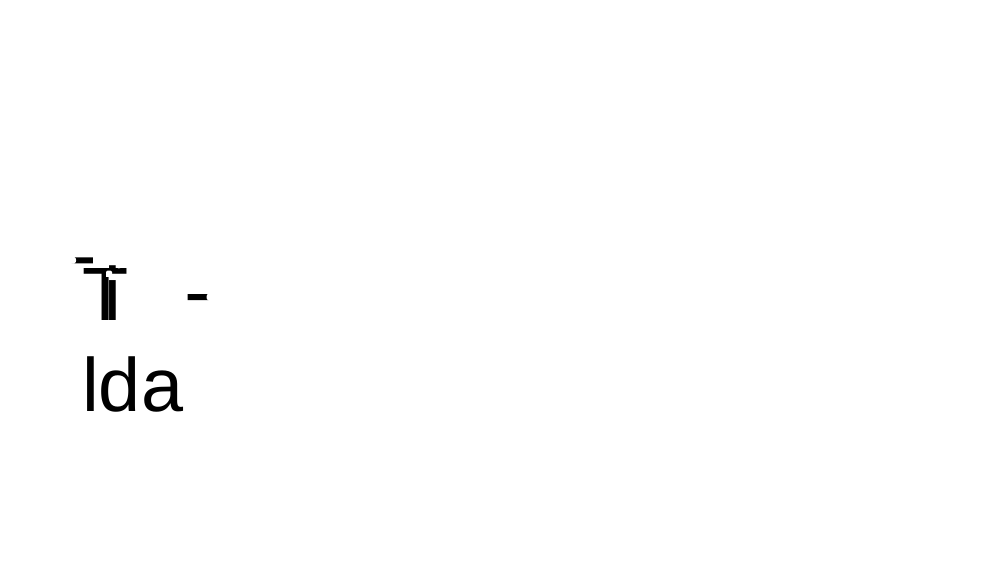
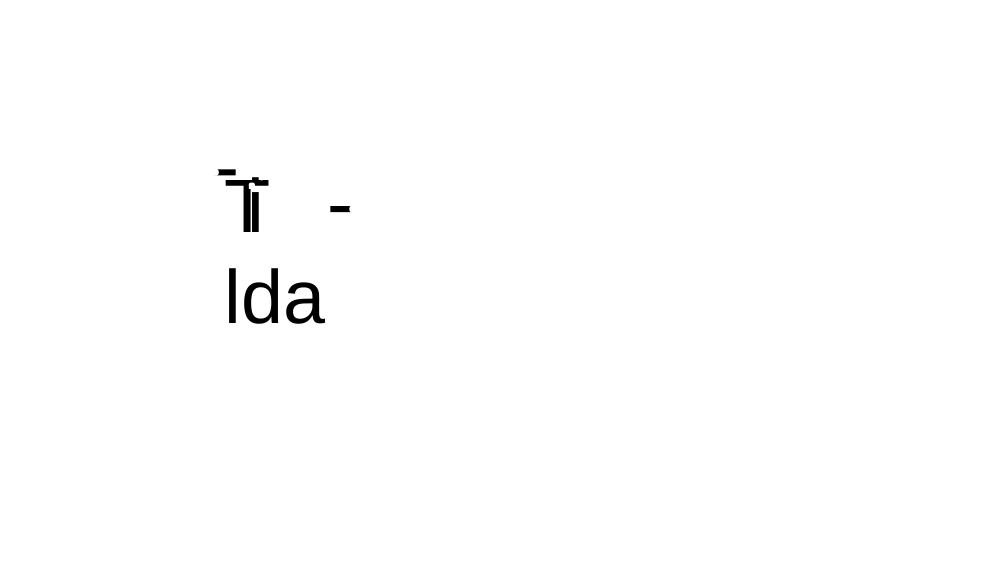
Before and after one commit to CapsicoHealth/Tilda, a slide deck: slide 3 of docs/documentation/tilda-logo.pptx. Drawn at 1008x567 pixels with LibreOffice and Linux fonts; fonts in the diff are those of the drawing. Boxes give left, top, right and bottom in pixels: in the first picture for what was removed or moved away, otherwise in the second. Text is boxed around its words. In the diff, an @@ line names an element or a change of style, - is before the commit and + after.

```diff
--- a/docs/documentation/tilda-logo.pptx
+++ b/docs/documentation/tilda-logo.pptx
@@ rounded rectangle: place and size @@
-rounded rectangle at [70, 257, 76, 264]
+rounded rectangle at [212, 169, 219, 175]
@@ 2 texts, 2 rounded rectangles: place and size @@
-2 texts, 2 rounded rectangles at [82, 260, 212, 412]
+2 texts, 2 rounded rectangles at [225, 172, 355, 324]
@@ 3 rounded rectangles: place and size @@
-3 rounded rectangles at [72, 257, 122, 275]
+3 rounded rectangles at [215, 169, 265, 187]
@@ rounded rectangle: place and size @@
-rounded rectangle at [188, 294, 209, 300]
+rounded rectangle at [330, 206, 352, 212]
```
Also in this commit, not shown: 2 slides added, 1 slide removed, 2 other files.
